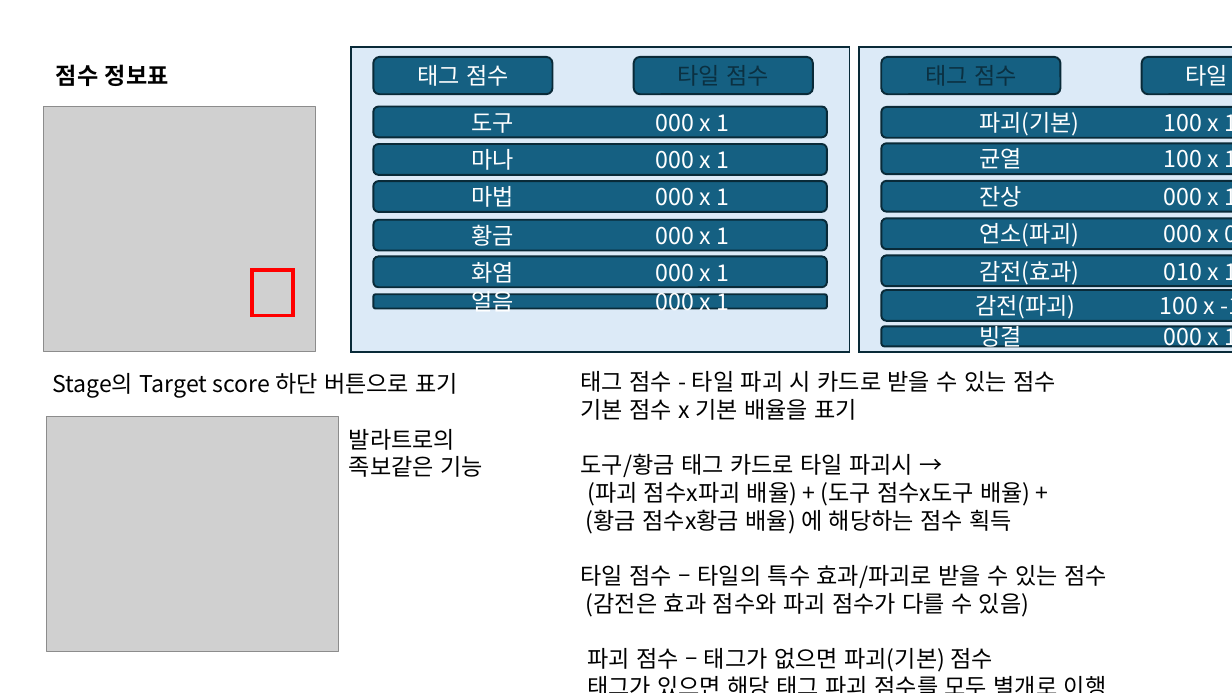
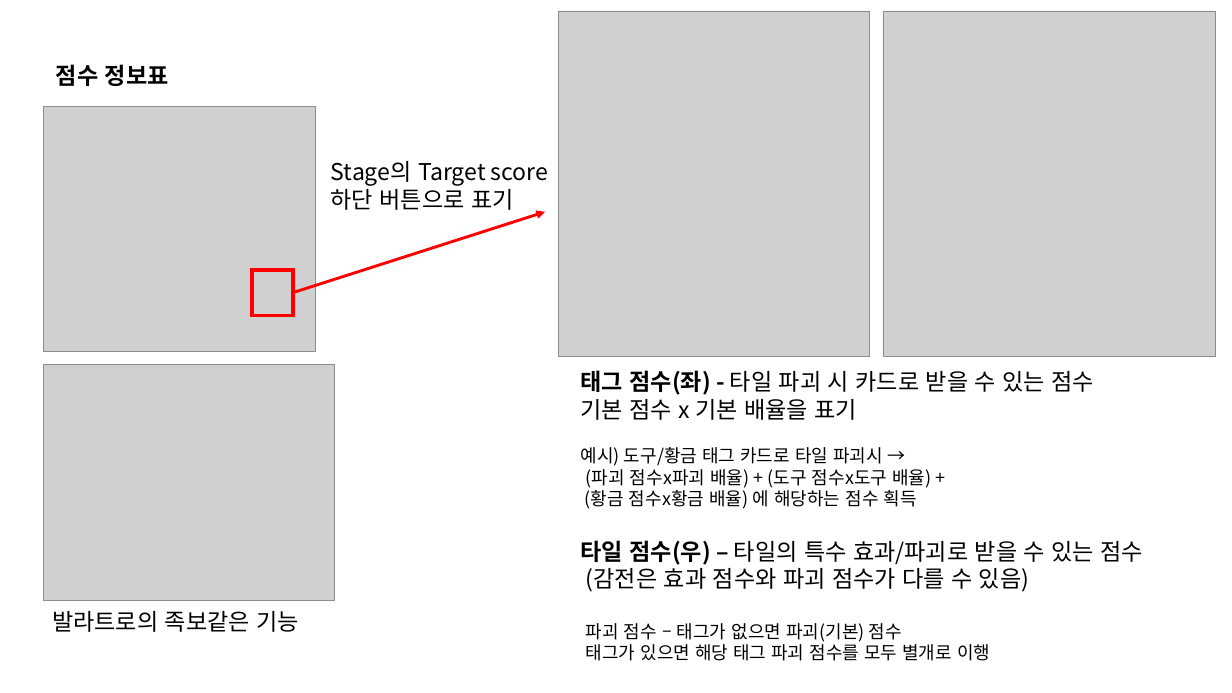
Before and after one commit to kauthor/FluffyDisdog, a slide deck: slide 3 of Plan/기획서/땅부수기2026 ch2.pptx. Drawn at 1232x693 pixels with LibreOffice and Linux fonts; fonts in the diff are those of the drawing; grey boxes stand for pictures. Boxes give left, top, right and bottom in pixels: in the first picture for what was removed or moved away, otherwise in the second. Text is boxed around its words. In the diff, an @@ line names an element or a change of style, - is before the commit and + after.

```diff
--- a/Plan/기획서/땅부수기2026 ch2.pptx
+++ b/Plan/기획서/땅부수기2026 ch2.pptx
@@ picture added at (559, 11, 870, 357) @@
@@ picture added at (884, 11, 1216, 357) @@
@@ rectangle removed at (351, 46, 850, 351) @@
@@ rounded rectangle removed at (373, 57, 553, 94) @@
-태그 점수
@@ rounded rectangle removed at (634, 57, 813, 94) @@
-타일 점수
@@ rectangle removed at (859, 46, 1232, 351) @@
@@ rounded rectangle removed at (882, 57, 1061, 94) @@
-태그 점수
@@ rounded rectangle removed at (1142, 57, 1232, 94) @@
-타일 점수
@@ rounded rectangle removed at (373, 106, 827, 137) @@
-도구 000 x 1
@@ rounded rectangle removed at (882, 107, 1232, 138) @@
-파괴(기본) 100 x 1
@@ rounded rectangle removed at (373, 144, 827, 175) @@
-마나 000 x 1
@@ rounded rectangle removed at (882, 143, 1232, 174) @@
-균열 100 x 1
@@ text at (331, 161, 548, 210): text changed @@
-Stage의 Target score 하단 버튼으로 표기
-발라트로의
-족보같은 기능
+Stage의 Target score
+하단 버튼으로 표기
@@ rounded rectangle removed at (373, 181, 827, 212) @@
-마법 000 x 1
@@ rounded rectangle removed at (882, 181, 1232, 212) @@
-잔상 000 x 1
@@ arrow added from (293, 293) to (545, 212), #FF0000 2.25 pt @@
@@ rounded rectangle removed at (373, 220, 827, 250) @@
-황금 000 x 1
@@ rounded rectangle removed at (882, 218, 1232, 249) @@
-연소(파괴) 000 x 0
@@ rounded rectangle removed at (373, 257, 827, 287) @@
-화염 000 x 1
@@ rounded rectangle removed at (882, 255, 1232, 286) @@
-감전(효과) 010 x 1
@@ rounded rectangle removed at (373, 294, 827, 308) @@
-얼음 000 x 1
@@ rounded rectangle removed at (882, 290, 1232, 321) @@
-감전(파괴) 100 x -1
@@ rounded rectangle removed at (882, 326, 1232, 347) @@
-빙결 000 x 1
@@ picture: place and size @@
-picture at (47, 416, 339, 652)
+picture at (43, 364, 335, 600)
@@ text at (581, 370, 1094, 395): text changed @@
-태그 점수 - 타일 파괴 시 카드로 받을 수 있는 점수
+태그 점수(좌) - 타일 파괴 시 카드로 받을 수 있는 점수
@@ text at (581, 447, 1144, 565): text changed; size 18 to 14 pt @@
-도구/황금 태그 카드로 타일 파괴시 →
-(파괴 점수x파괴 배율) + (도구 점수x도구 배율) +
-(황금 점수x황금 배율) 에 해당하는 점수 획득
-타일 점수 – 타일의 특수 효과/파괴로 받을 수 있는 점수
+예시) 도구/황금 태그 카드로 타일 파괴시 →
+(파괴 점수x파괴 배율) + (도구 점수x도구 배율) +
+(황금 점수x황금 배율) 에 해당하는 점수 획득
+타일 점수(우) – 타일의 특수 효과/파괴로 받을 수 있는 점수
@@ text added at (52, 611, 299, 632), 18 pt, text #000000 @@
+발라트로의 족보같은 기능
@@ text at (586, 623, 990, 661): size 18 to 14 pt in "파괴 점수 – 태그가 없으면 파괴(기본) 점수 ..." @@
```
Also in this commit, not shown: 1 other slide changed, 2 slides added.
